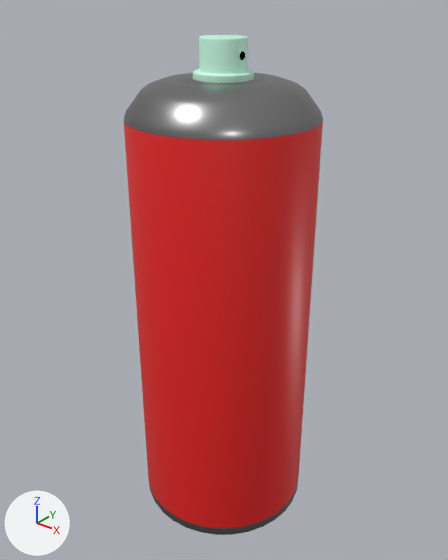
An edit to the FBX model Assets/SprayBottle.fbx, drawn before and after from the same camera.
Rendered twice from a camera (50 mm lens) standing at (0.1297, -0.1618, 0.113) and looking at (-0.0009, 0.0015, 0.0117). Arrows for +X, +Y and +Z are at lower left; the lights stay in place. The first picture is the older version. Vertices at exactly the same position are counted once.
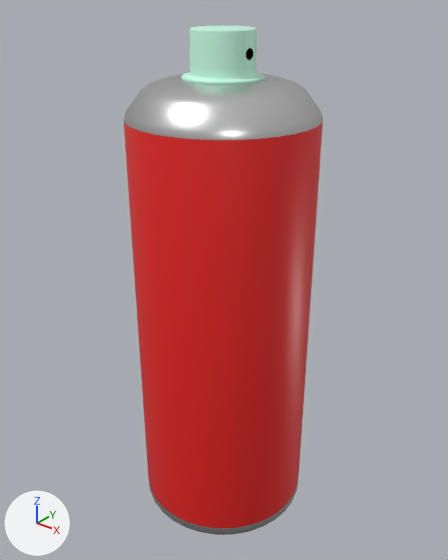
The change, as JSON lines over the scene's bpy script:
```json
{"op": "set", "path": "mat_silvermetal.base_color", "old": "(0.3, 0.3, 0.3)", "new": "(0.75, 0.75, 0.75)", "note": "grey #959595 -> light grey #e1e1e1"}
{"block": "me_cylinder_002", "where": "# used by ob_cylinder; location = (0.0, 0.0, 0.0)"}
{"op": "remove", "block": "me_cylinder_002", "code": "me_cylinder_002.from_pydata(...)  # 888 vertices, 849 faces; spans x -0.032..0.032, y -0.032..0.032, z -0.083..0.097"}
{"op": "add", "block": "me_cylinder_002", "code": "me_cylinder_002.from_pydata(...)  # 888 vertices, 849 faces; spans x -0.032..0.032, y -0.032..0.032, z -0.083..0.099"}
{"block": "me_cylinder_002", "change": "me_cylinder_002 part 1: 489 of the vertices in x -0.01..0.01, y -0.01..0.01, z 0.084..0.097 are scaled about their middle by 1.38"}
```

Pixel boxes (x1, y1, x2, y2) of what changed, in the pictures (448 x 560 px; the box of a moved part takes in the faces that stretch with it):
```json
{"object": "Cylinder", "change": "recoloured, reshaped", "before": [123, 35, 323, 535], "after": [123, 26, 323, 535]}
{"part": 1, "of": "me_cylinder_002", "change": "moved or reshaped", "before": [193, 35, 254, 83], "after": [181, 26, 265, 85]}
```
